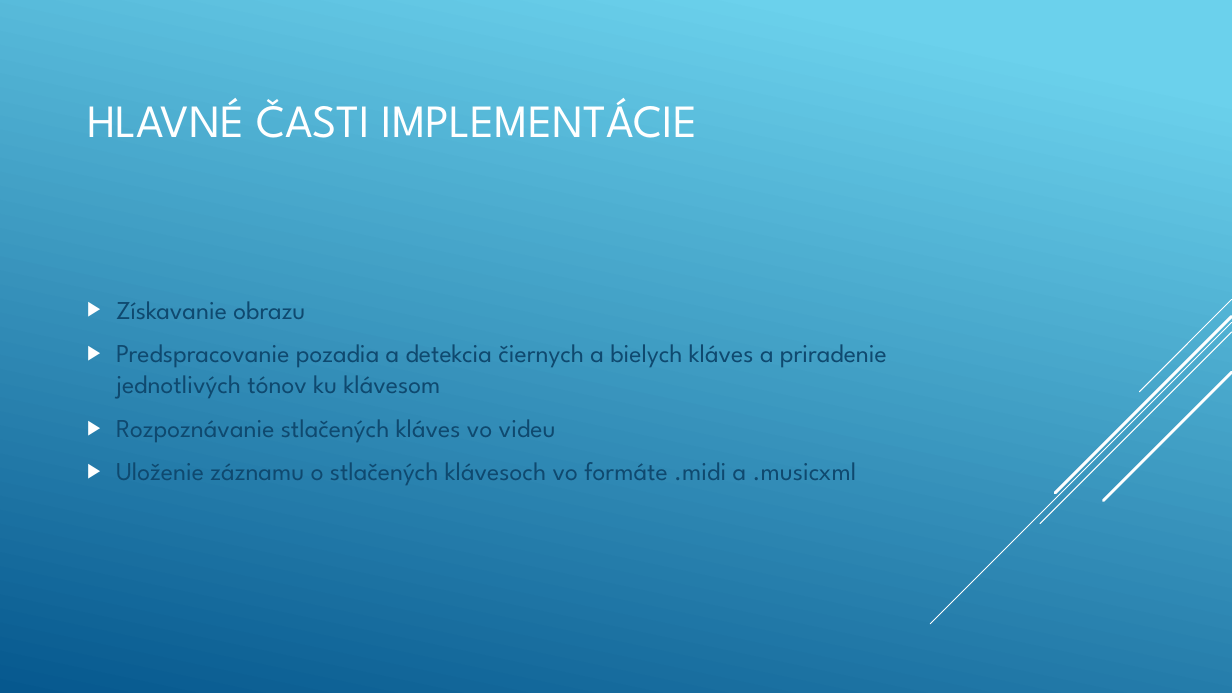
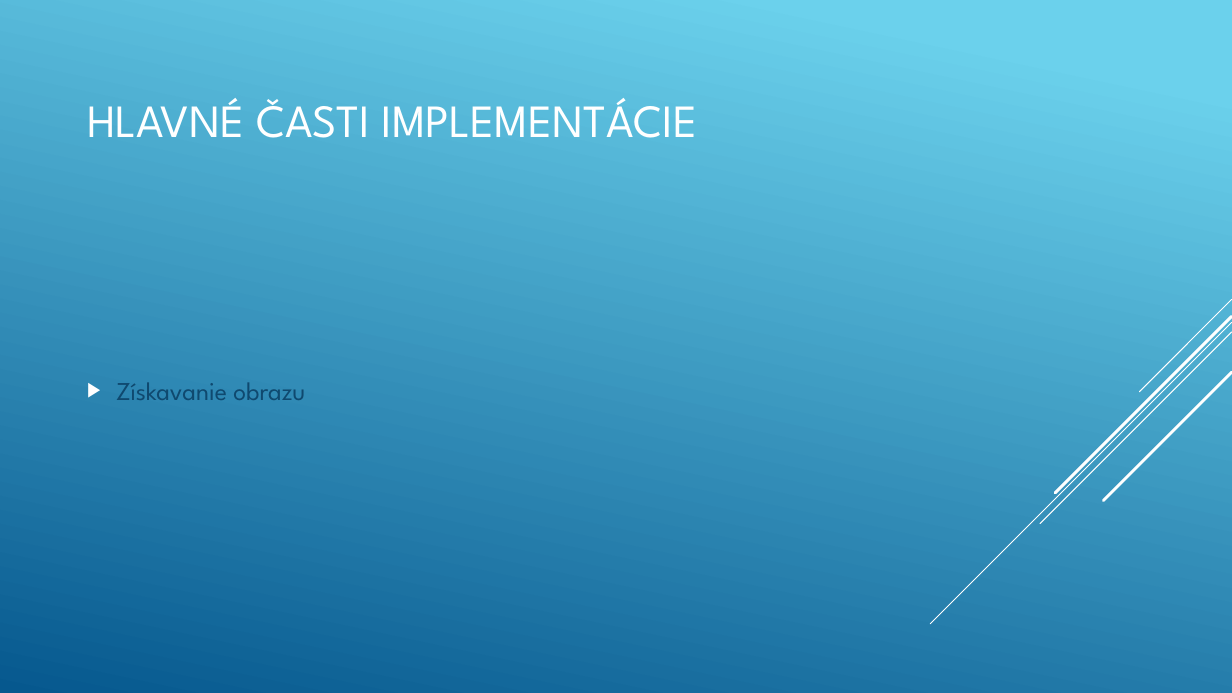
Before and after one commit to babalsim/bp, a slide deck: slide 3 of ppt/Rozpoznanie tónov hry na klavíri(2).pptx. Drawn at 1232x693 pixels with LibreOffice and Linux fonts; fonts in the diff are those of the drawing. Boxes give left, top, right and bottom in pixels: in the first picture for what was removed or moved away, otherwise in the second. Text is boxed around its words. In the diff, an @@ line names an element or a change of style, - is before the commit and + after.

```diff
--- a/ppt/Rozpoznanie tónov hry na klavíri(2).pptx
+++ b/ppt/Rozpoznanie tónov hry na klavíri(2).pptx
@@ text at box(116, 344, 887, 485): paragraphs removed @@
-▶ Predspracovanie pozadia a detekcia čiernych a bielych kláves a priradenie jednotlivých tónov ku klávesom
-▶ Rozpoznávanie stlačených kláves vo videu
-▶ Uloženie záznamu o stlačených klávesoch vo formáte .midi a .musicxml
```
Also in this commit, not shown: 5 other files.
